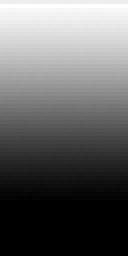
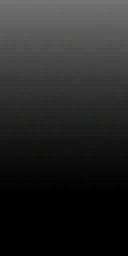
The second (128, 256) image is a revision of the first. Changes to its layers:
painted on "Rectangle 1" over 0, 0, 128, 200
